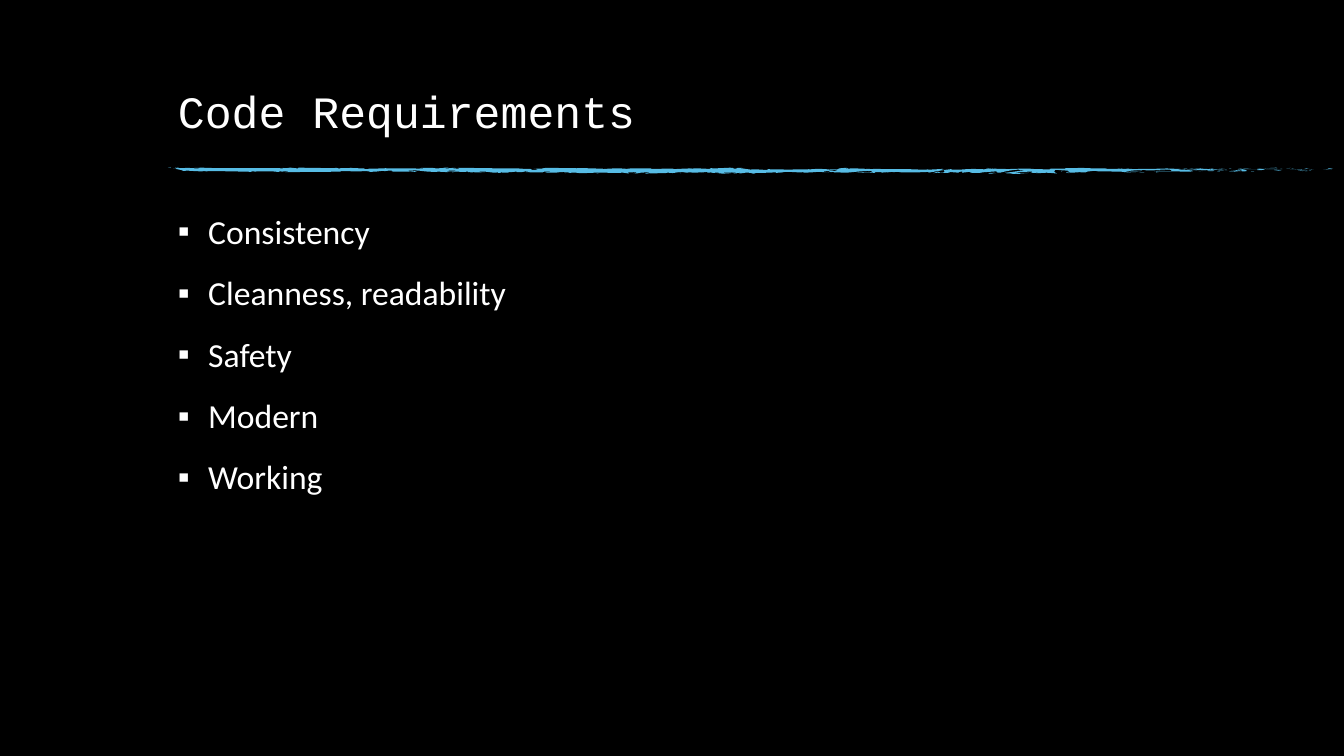
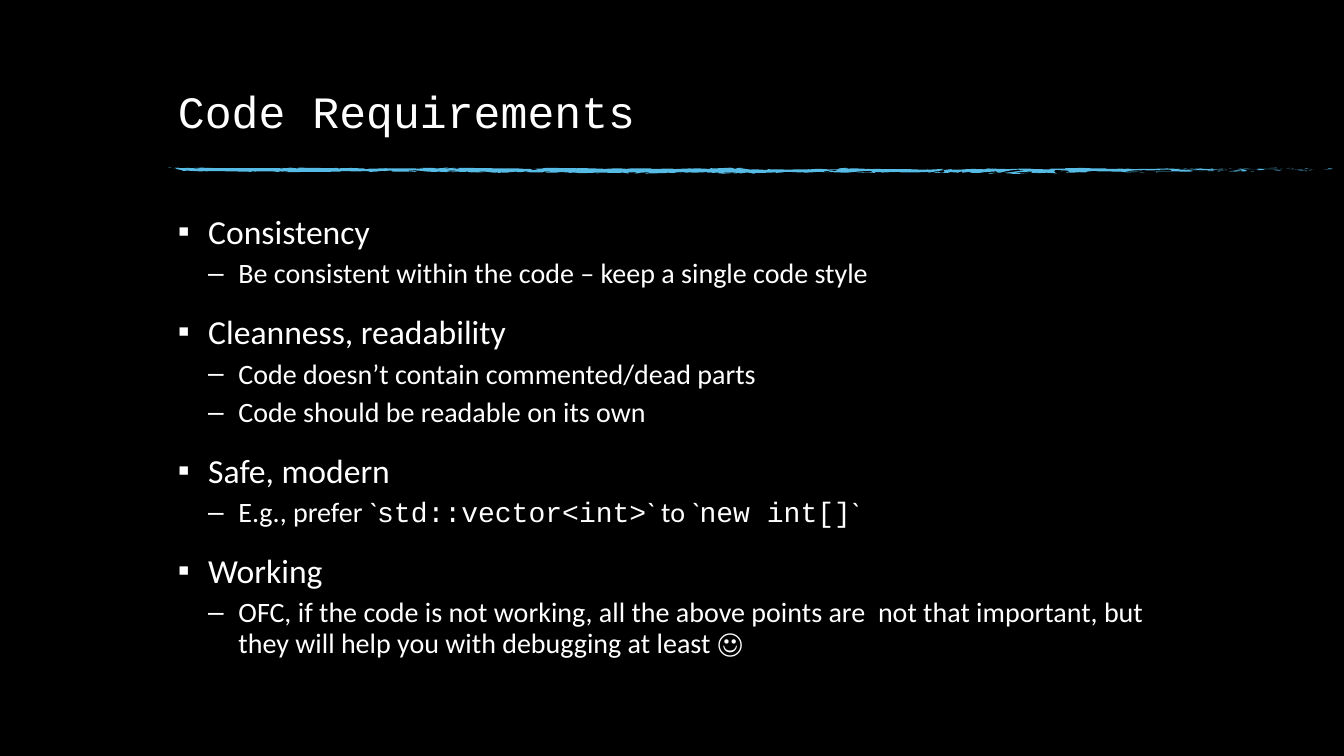
Before and after one commit to fan1x/fan1x.github.io, a slide deck: slide 5 of data/2021-22/cpp/ex01.pptx (slide 4 before the commit). Drawn at 1344x756 pixels with LibreOffice and Linux fonts; fonts in the diff are those of the drawing; background and template pictures are left out. Boxes give left, top, right and bottom in pixels: in the first picture for what was removed or moved away, otherwise in the second. Text is boxed around its words. In the diff, an @@ line names an element or a change of style, - is before the commit and + after.

```diff
--- a/data/2021-22/cpp/ex01.pptx
+++ b/data/2021-22/cpp/ex01.pptx
@@ text at (238, 263, 868, 288): paragraph added @@
+  – Be consistent within the code – keep a single code style
@@ text at (208, 364, 859, 528): text changed; size 24 to 20 pt @@
-▪ Safety
-▪ Modern
+  – Code doesn’t contain commented/dead parts
+  – Code should be readable on its own
+▪ Safe, modern
+  – E.g., prefer `std::vector<int>` to `new int[]`
@@ text at (238, 602, 1143, 658): paragraph added @@
+  – OFC, if the code is not working, all the above points are not that important, but they will help you with debugging at least ☺
```
Also in this commit, not shown: 7 other slides changed, 1 slide added, 1 other file.
